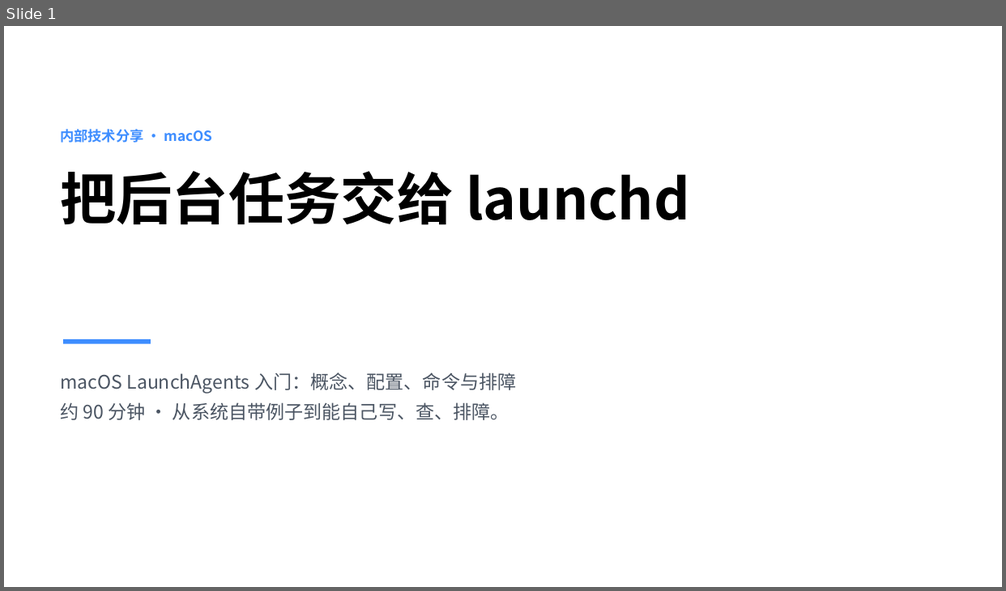
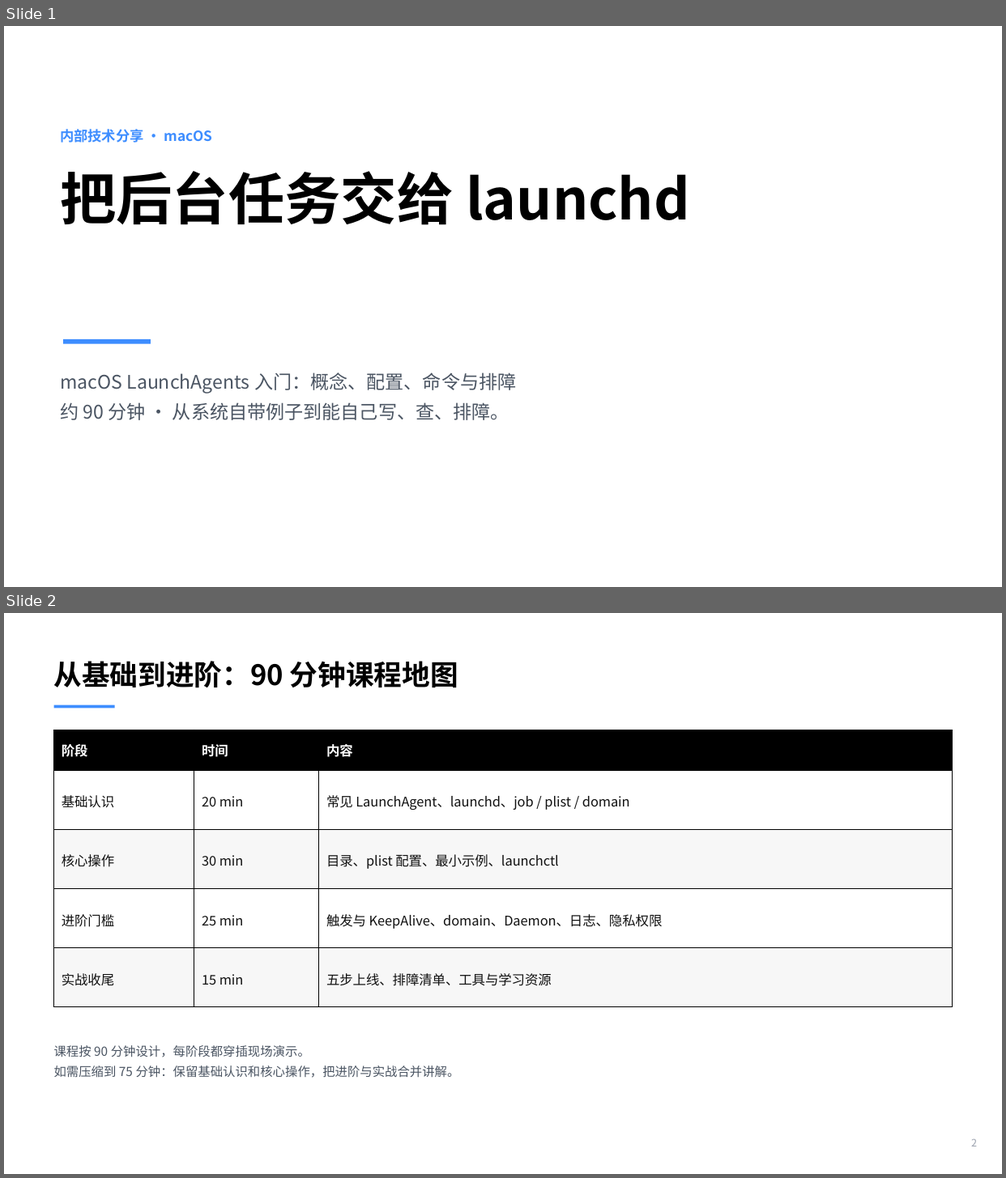
Before and after one commit to taytay198920/daily_study, a slide deck: LaunchAgents分享.pptx. Shown one above the other, each under a label of ours: slide 1 before the commit, slides 1 and 2 after it. The pictures are 1006x591 and 1006x1178 pixels, drawn with LibreOffice and Linux fonts; fonts in the diff are those of the drawing. Boxes give left, top, right and bottom in pixels: in the first picture for what was removed or moved away, otherwise in the second. Text is boxed around its words. In the diff, an @@ line names an element or a change of style, - is before the commit and + after.

```diff
--- a/LaunchAgents分享.pptx
+++ b/LaunchAgents分享.pptx
@@ slide 2 added at bbox=[4, 613, 1002, 1174], background #FFFFFF @@
@@ text added at bbox=[54, 661, 458, 688], 27 pt, text #000000, bold @@
+从基础到进阶：90 分钟课程地图
@@ rectangle added at bbox=[54, 705, 115, 708], fill #3D8DFF @@
@@ table added at bbox=[54, 730, 953, 1011], 5 rows, 3 columns @@
+阶段 | 时间 | 内容
+基础认识 | 20 min | 常见 LaunchAgent、launchd、job / plist / domain
+核心操作 | 30 min | 目录、plist 配置、最小示例、launchctl
+进阶门槛 | 25 min | 触发与 KeepAlive、domain、Daemon、日志、隐私权限
+实战收尾 | 15 min | 五步上线、排障清单、工具与学习资源
@@ text added at bbox=[54, 1046, 460, 1078], 12 pt, text #4B5563 @@
+课程按 90 分钟设计，每阶段都穿插现场演示。
+如需压缩到 75 分钟：保留基础认识和核心操作，把进阶与实战合并讲解。
@@ text added at bbox=[971, 1139, 977, 1147], 9.8 pt, text #9CA3AF @@
+2
```
Also in this commit, not shown: 14 slides changed, 8 other slides added, 1 slide removed.
